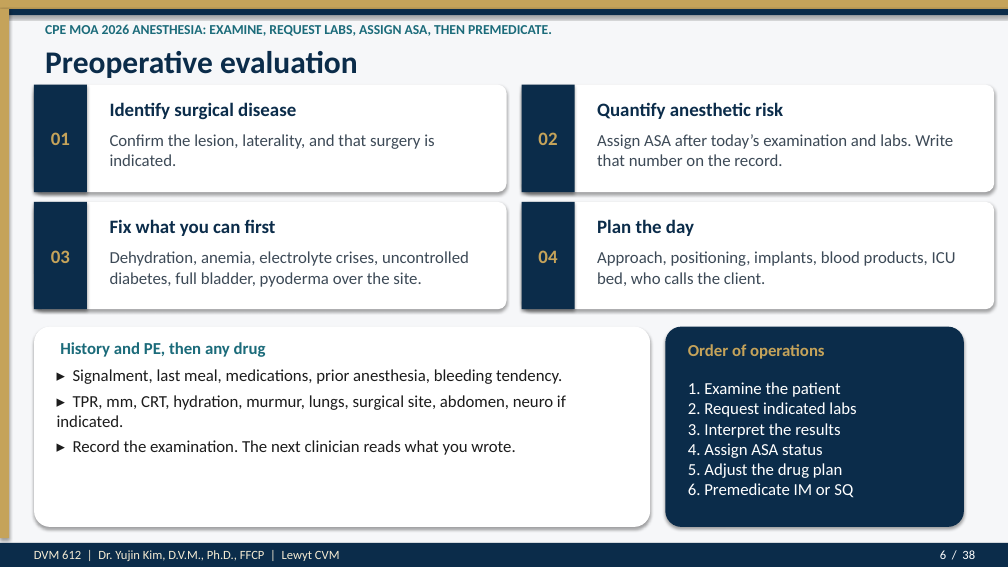
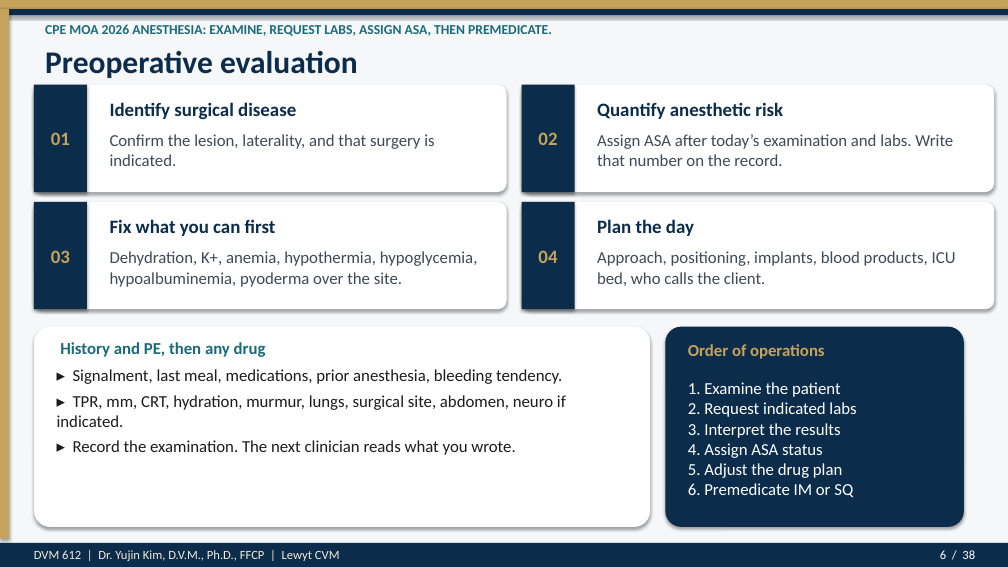
Before and after one commit to drkimvet/happycare, a slide deck: slide 6 of lectures/DVM-612_Week4_Preop_PatientPrep_Postop.pptx. Drawn at 1008x567 pixels with LibreOffice and Linux fonts; fonts in the diff are those of the drawing. Boxes give left, top, right and bottom in pixels: in the first picture for what was removed or moved away, otherwise in the second. Text is boxed around its words. In the diff, an @@ line names an element or a change of style, - is before the commit and + after.

```diff
--- a/lectures/DVM-612_Week4_Preop_PatientPrep_Postop.pptx
+++ b/lectures/DVM-612_Week4_Preop_PatientPrep_Postop.pptx
@@ text at bbox=[110, 251, 478, 287]: text changed @@
-Dehydration, anemia, electrolyte crises, uncontrolled diabetes, full bladder, pyoderma over the site.
+Dehydration, K+, anemia, hypothermia, hypoglycemia, hypoalbuminemia, pyoderma over the site.
```
Also in this commit, not shown: 10 other slides changed, 1 slide added, 1 slide removed, 2 other files.
